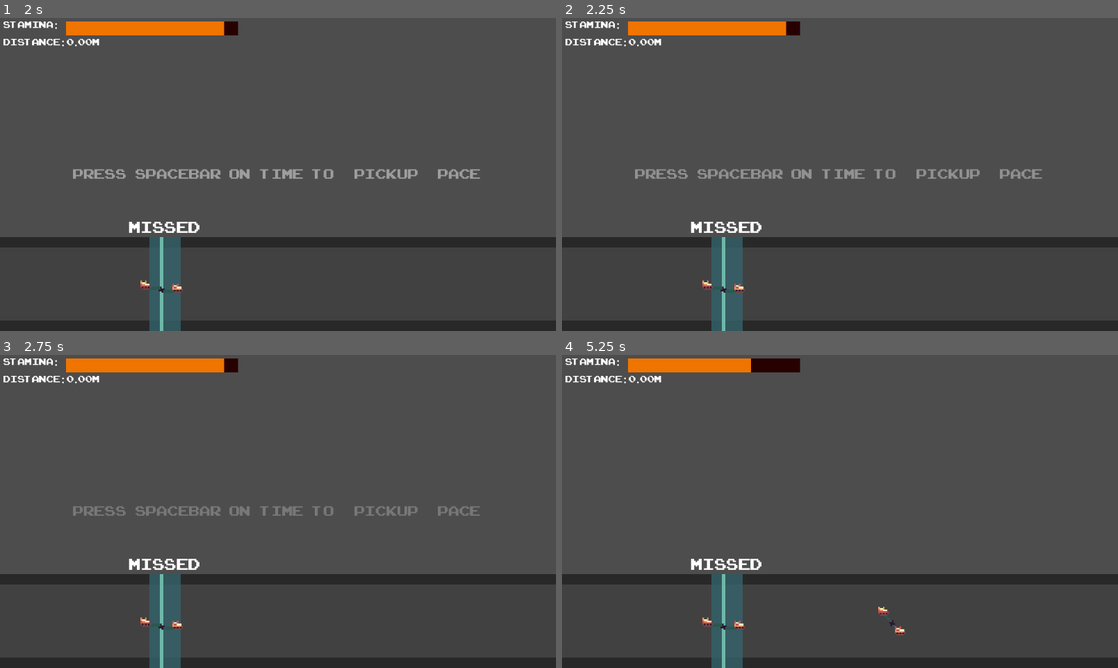
Above: before the commit, frames 1-4 (two rows, left to right).
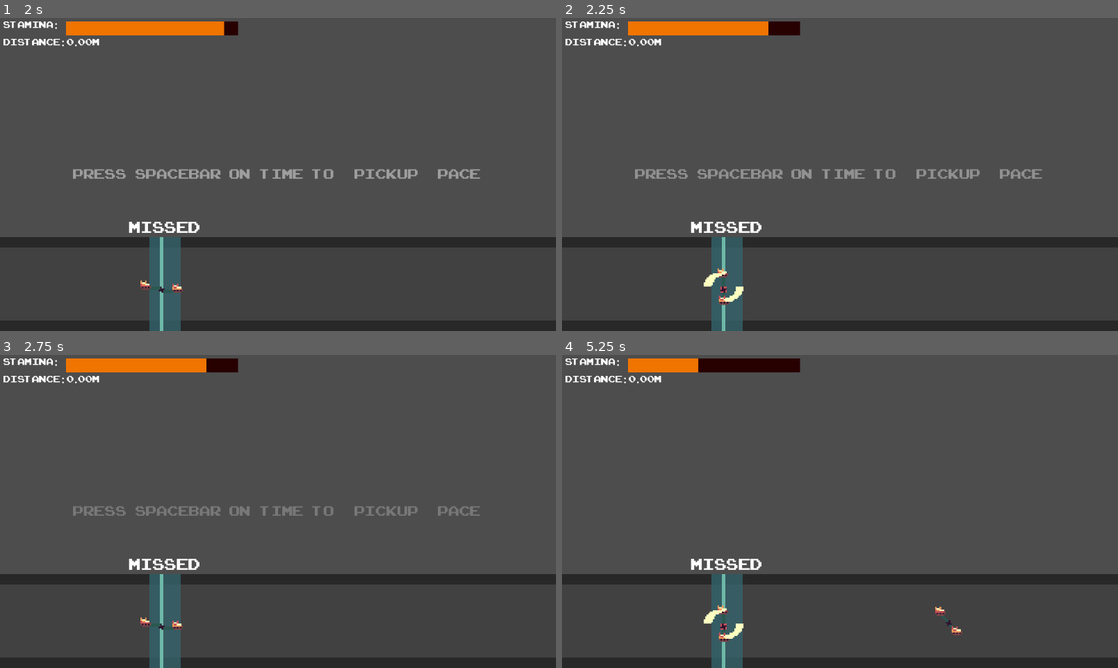
Above: after the commit, the same moments.

Repository: alexgaaranes/GameJam-2024-Entry
Game: Godot game, scene res://scenes/menu.tscn
The game is run twice, just before and just after one commit, with the same random seed, the same clock (stepped at 60 frames per second) and the same inputs.
Inputs:
- Up to frame 1 (2 s): click "Start" at 0.5 s; tap Space (pedal) at 1.25, 1.35 s
- Up to frame 2 (2.25 s): tap Space (pedal) at 2, 2.1 s
- Up to frame 3 (2.75 s): no input
- Up to frame 4 (5.25 s): tap Space (pedal) at 2.75, 2.85, 3.5, 3.6, 4.25, 4.35, 5, 5.1 s

Frame 1 is identical in both runs. In frame 2, 0.4% of the frame differs, in the area x 25-41%, y 1-92%; in frame 3, 0.1%; in frame 4, 0.9%, in the area x 24-72%, y 1-92%.

Commit message:
added increasing diff

Diff:
--- a/scenes/game_manager.tscn
+++ b/scenes/game_manager.tscn
@@ -13,6 +13,7 @@
 script = ExtResource("2_kxd6n")
 
 [node name="PenaltyTimer" type="Timer" parent="InputManager"]
+wait_time = 0.75
 
 [node name="CueSpawnManager" type="Node" parent="."]
 script = ExtResource("3_mgrha")
--- a/scripts/cue_spawn_manager.gd
+++ b/scripts/cue_spawn_manager.gd
@@ -5,6 +5,7 @@
 var cueScene: PackedScene
 var cueNode: Node
 var parent: Node
+var scoreManager: Node
 
 const defaultTime = 1
 var minSpawnTime = 0.4
@@ -13,6 +14,7 @@
 func _ready():
 	level = get_tree().get_root()
 	parent = get_parent()
+	scoreManager = parent.get_node("ScoreManager")
 	timer = get_node("CueSpawnTimer")
 	cueScene = preload("res://scenes/pedal_cue.tscn")
 	timer.wait_time = 4
@@ -28,6 +30,7 @@
 
 func _on_cue_spawn_timer_timeout():
 	cueNode = cueScene.instantiate()
+	cueNode.setVelocity(-600-600*0.1*scoreManager.getMultiplier())
 	level.add_child(cueNode)
 	timer.start()
 
--- a/scripts/pedal_cue.gd
+++ b/scripts/pedal_cue.gd
@@ -1,7 +1,7 @@
 class_name PedalCue
 extends Node2D
 
-var velocity = -800 # left
+var velocity = -600 # left
 
 # Node references
 var root: Node
@@ -19,3 +19,6 @@
 
 func free():	# can add more here
 	queue_free()
+
+func setVelocity(velo: float):
+	velocity = velo
--- a/scripts/score_manager.gd
+++ b/scripts/score_manager.gd
@@ -1,6 +1,7 @@
 extends Node
 
-var multiplier: float = 1
+var multiplier: float = 0
+var target: float = 250.0
 
 # Label object references
 var comboLabel: Label
@@ -29,6 +30,7 @@
 # Called every frame. 'delta' is the elapsed time since the previous frame.
 func _process(delta):
 	updateComboLabel()
+	updateMultiplier()
 
 # Setters & Getters
 func updateCombo():
@@ -63,4 +65,9 @@
 	return comboAmt
 
 func updateMultiplier():
-	multiplier = floor(multiplier + distanceManager.getDistance()/500)
+	if distanceManager.getDistance() > target:
+		multiplier += 1
+		target += 250
+
+func getMultiplier():
+	return multiplier
--- a/scripts/tutorial.gd
+++ b/scripts/tutorial.gd
@@ -19,6 +19,5 @@
 	pass
 
 
-
-func _on_fade_out_timer_timeout():
-	pass
+func _on_fade_out_timer_timeout():			# you can put something here
+	pass # Replace with function body.
Not shown, changed: assets/art/cyclist-fast-sheet.png.import
Not shown, changed: assets/art/cyclist-tired-sheet.png.import
Not shown, changed: assets/art/terrain/road-grass.png.import
Not shown, changed: assets/art/terrain/road.png.import
